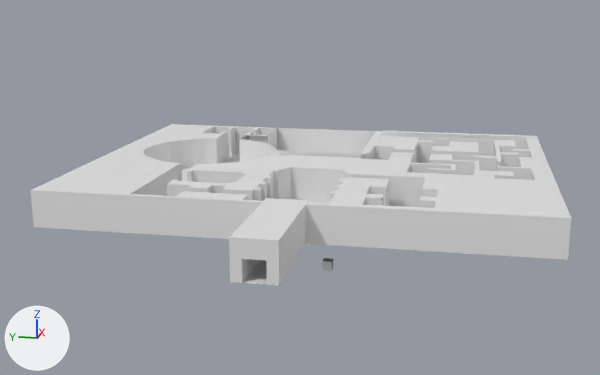
Renders of the Blender file Assets/Scenes/Desert/RevampedMap/BlenderPyramid.blend from each side of a commit.
One viewpoint serves both versions: a camera (50 mm lens) standing at (-60.7, -31.5, 46.2) and looking at (110.4, 2.7, 3.4). Arrows for +X, +Y and +Z are at lower left; the lights stay in place.

Names of what the first picture shows: 'Bottom Floor'.
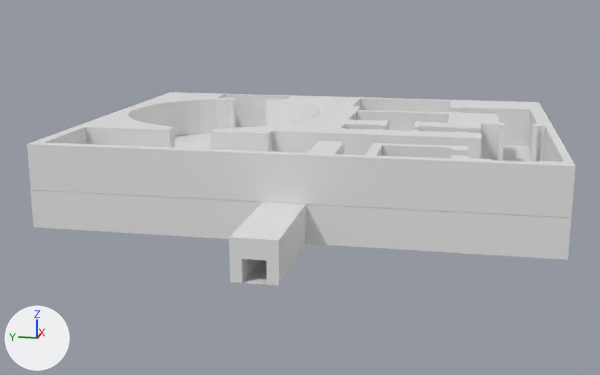
The change, as a diff of the scene's bpy script:
```diff
--- a/Assets/Scenes/Desert/RevampedMap/BlenderPyramid.blend.py
+++ b/Assets/Scenes/Desert/RevampedMap/BlenderPyramid.blend.py
@@ me_circle_003 @@
 # used by ob_bottom_floor; location = (0.0, 0.0, 0.0)
-me_circle_003.from_pydata(...)  # 1605 vertices, 888 faces, 12 loose edges; spans x 60.0..161.1, y -50.0..50.0, z -12.3..7.7
+me_circle_003.from_pydata(...)  # 1585 vertices, 850 faces, 12 loose edges; spans x 60.0..161.1, y -50.0..50.0, z 0.0..7.7
+# me_circle_003 part 1: the loose piece of 8 vertices spanning x 102.7..104.7, y -5.6..-3.6, z -12.3..-10.3 is deleted
+# me_circle_003 part 2
+# 6 vertices are removed from x 105.0..149.0, y -9.0..25.0, z 0.0..7.4
+# 63 faces are deleted
+# 2 vertices are added at (124.0, 8.0, 0.0), (125.0, 7.0, 0.0)
+# 36 new faces join them
 me_circle_003.materials.append(mat_sandbricks)
@@ ob_firstfloor @@
 ob_firstfloor.location = (92.5, -8.9, 8.3)
-ob_firstfloor.hide_set(True)
```

Location of each change, [x1, y1, x2, y2] in pixels of the pictures (600 x 375 px):
'Bottom Floor', reshaped
    before: [31, 124, 571, 285]
    after: [31, 190, 571, 285]
'FirstFloor', shown
    after: [27, 92, 576, 218]
part 1 of me_circle_003, deleted
    before: [322, 258, 333, 271]
part 2 of me_circle_003, cut back
    before: [239, 131, 382, 285]
    after: [242, 260, 267, 285]
